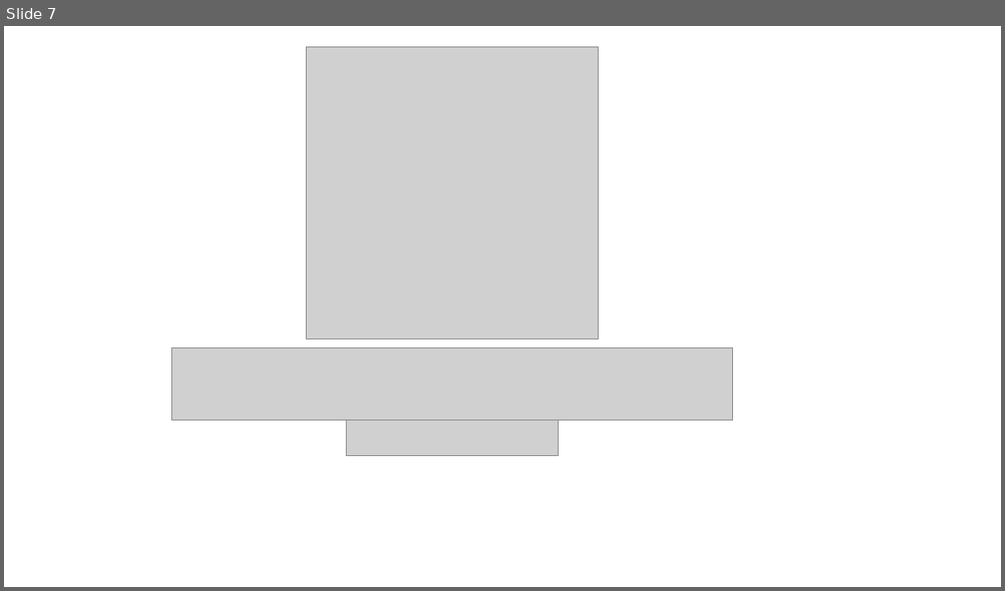
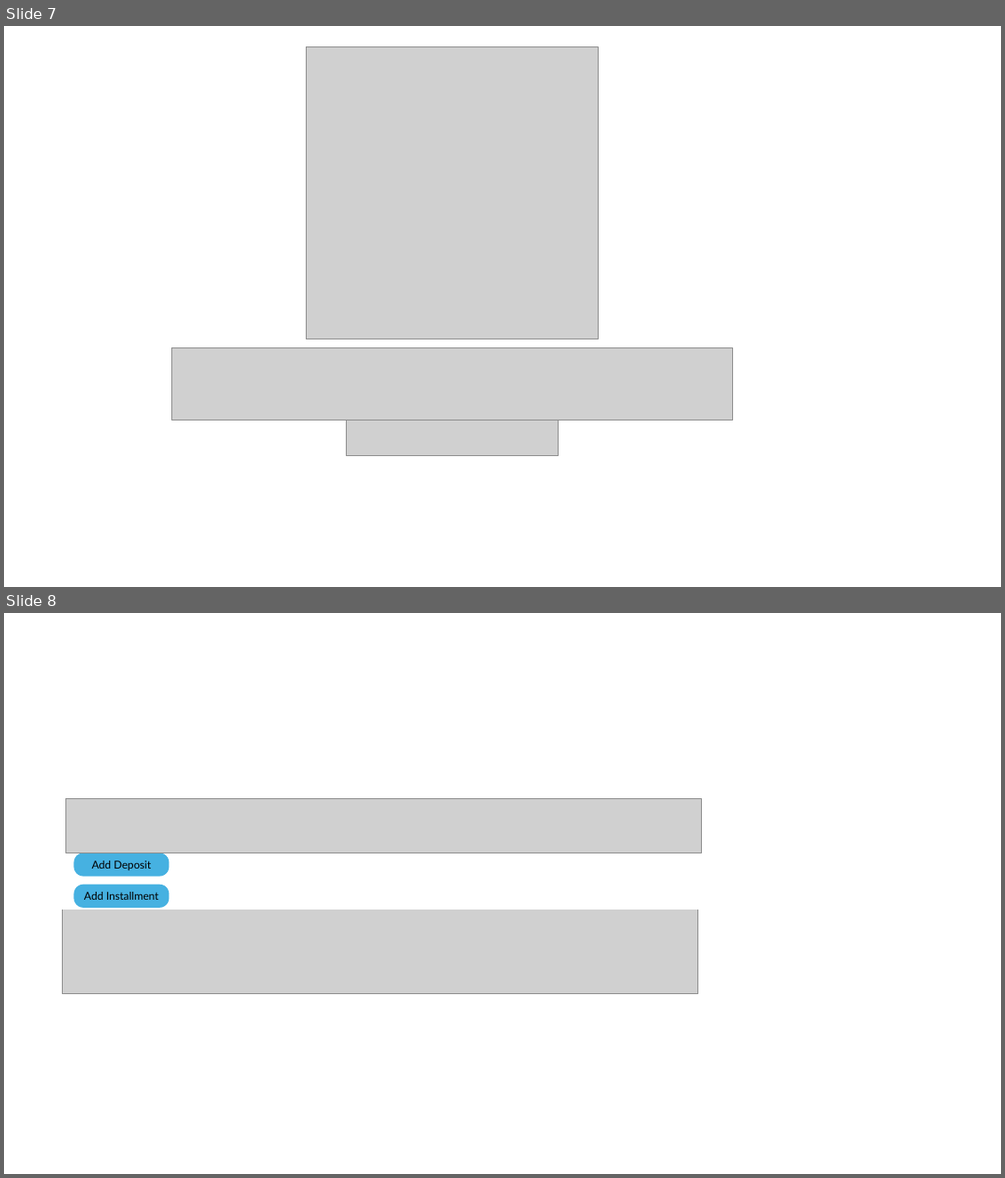
Before and after one commit to joachimneumann/travelagency, a slide deck: documentation/UI draft/travel plan PDF.pptx. Shown one above the other, each under a label of ours: slide 7 before the commit, slides 7 and 8 after it. The pictures are 1005x591 and 1005x1178 pixels, drawn with LibreOffice and Linux fonts; fonts in the diff are those of the drawing; grey boxes stand for pictures. Boxes give left, top, right and bottom in pixels: in the first picture for what was removed or moved away, otherwise in the second. Text is boxed around its words. In the diff, an @@ line names an element or a change of style, - is before the commit and + after.

```diff
--- a/documentation/UI draft/travel plan PDF.pptx
+++ b/documentation/UI draft/travel plan PDF.pptx
@@ slide 8 added at (4, 613, 1001, 1174), background #FFFFFF @@
@@ rectangle added at (47, 648, 732, 909), fill #FFFFFF @@
@@ picture added at (63, 668, 698, 994) @@
@@ picture added at (66, 799, 702, 853) @@
@@ rounded rectangle added at (73, 853, 169, 876), fill #46B1E1, 10.5 pt, text #000000 @@
+Add Deposit
@@ rounded rectangle added at (73, 884, 169, 908), fill #46B1E1, 10.5 pt, text #000000 @@
+Add Installment
```
Also in this commit, not shown: 1 other slide added, 5 other files.
